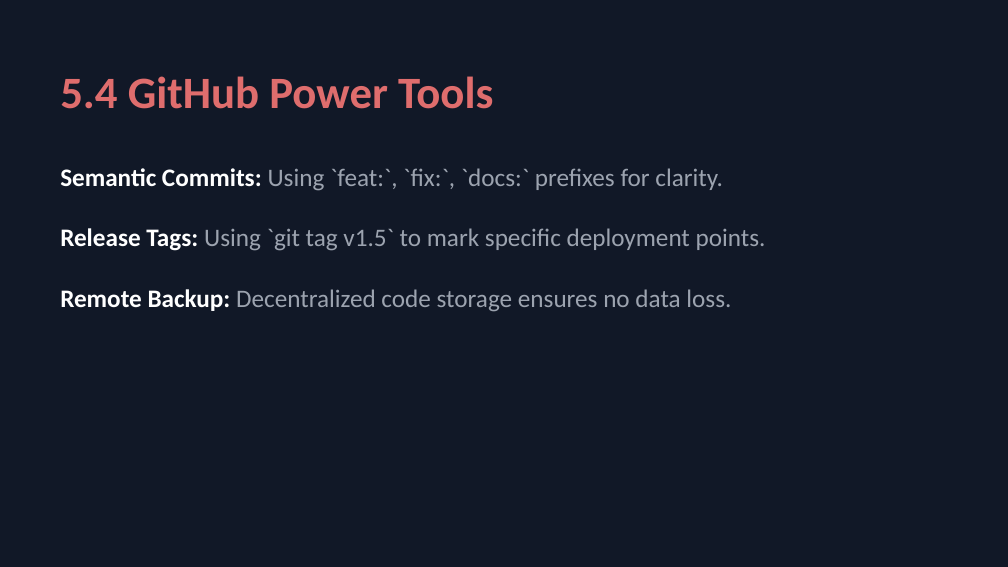
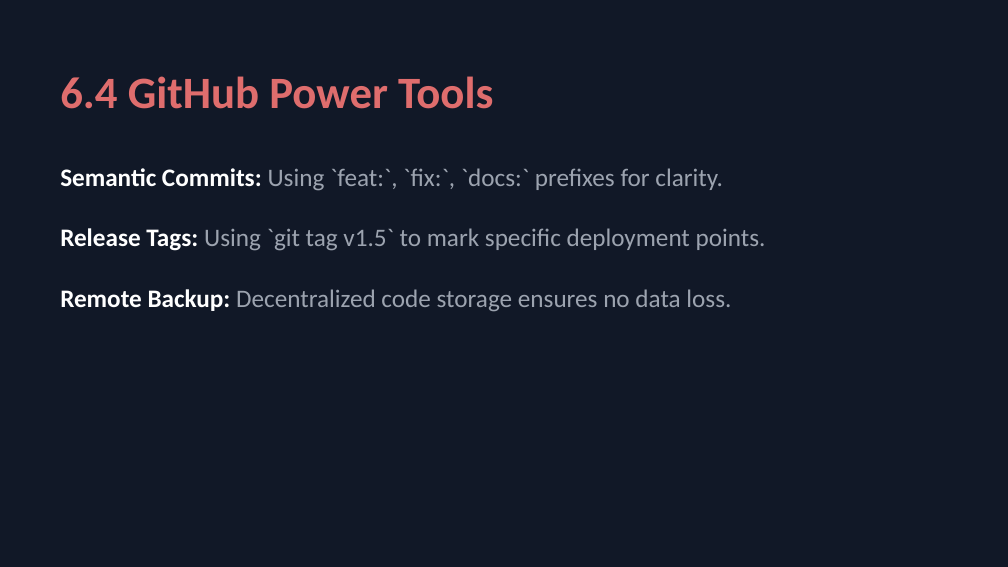
Before and after one commit to AyushAgrawal2004/CircleUp, a slide deck: slide 10 of CircleUp_Presentation.pptx (slide 9 before the commit). Drawn at 1008x567 pixels with LibreOffice and Linux fonts; fonts in the diff are those of the drawing. Boxes give left, top, right and bottom in pixels: in the first picture for what was removed or moved away, otherwise in the second. Text is boxed around its words. In the diff, an @@ line names an element or a change of style, - is before the commit and + after.

```diff
--- a/CircleUp_Presentation.pptx
+++ b/CircleUp_Presentation.pptx
@@ text at [60, 76, 493, 109]: text changed @@
-5.4 GitHub Power Tools
+6.4 GitHub Power Tools
```
Also in this commit, not shown: 9 other slides changed, 1 slide added, 3 other files.
